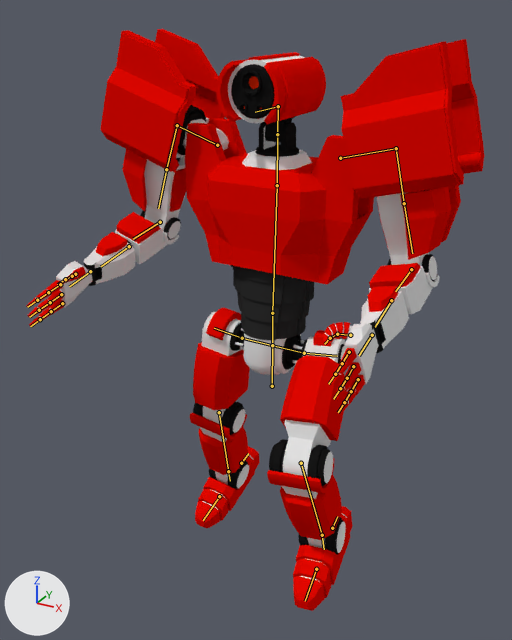
One commit to the Blender file Blender Model Source/strong_walk_back.blend: the scene before it, then after it.
Camera for both pictures: a camera (50 mm lens) standing at (1.28, -2.4, 2.46) and looking at (-0.1, 0.11, 1.21). The axes (+X, +Y, +Z) are drawn at lower left. The lights are the same throughout. Both versions are drawn at frame 10 of the action 'ArmatureAction'; the numbers are the values there. The bones that bend it are drawn over the model as lines.
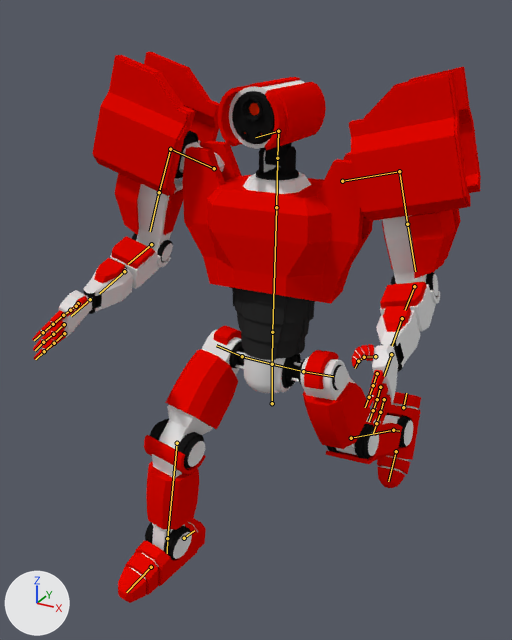
Location of each change, [x1, y1, x2, y2] in pixels of the pictures (512 x 640 px):
'Cylinder', posed
    before: [26, 29, 484, 611]
    after: [32, 52, 481, 603]
bone 'dick', root to tip
    before: (272, 386) to (272, 345)
    after: (272, 403) to (272, 364)
bone 'hip.l', root to tip
    before: (272, 345) to (304, 353)
    after: (272, 364) to (303, 371)
bone 'knee.l', root to tip
    before: (301, 463) to (322, 535)
    after: (351, 438) to (393, 430)
bone 'foot.l', root to tip
    before: (322, 535) to (324, 549)
    after: (393, 430) to (399, 431)
bone 'foot_1.l', root to tip
    before: (316, 569) to (305, 601)
    after: (396, 451) to (388, 481)
bone 'torso_4', root to tip
    before: (272, 313) to (277, 185)
    after: (272, 332) to (276, 207)
bone 'neck', root to tip
    before: (277, 185) to (277, 134)
    after: (276, 207) to (277, 158)
bone 'hip.r', root to tip
    before: (272, 345) to (242, 338)
    after: (272, 364) to (242, 356)
bone 'knee.r', root to tip
    before: (219, 412) to (228, 471)
    after: (177, 443) to (167, 538)
bone 'foot.r', root to tip
    before: (228, 471) to (230, 481)
    after: (167, 538) to (167, 553)
bone 'foot_1.r', root to tip
    before: (219, 496) to (203, 520)
    after: (151, 567) to (126, 592)

Edits to the bpy script that builds the scene:
```text
Change bone_dick:
    where bone_dick = bpy.data.objects['Armature'].pose.bones['dick']
    bone_dick.location: (0.0, -0.037, 0.0) -> (0.0, -0.127, 0.0)
Change bone_hip_l:
    where bone_hip_l = bpy.data.objects['Armature'].pose.bones['hip.l']  # child of 'dick'
    bone_hip_l.rotation_euler: (0.0, -0.873, 0.0) -> (0.0, 0.471, 0.0)  # degrees (0, -50, 0) -> degrees (0, 27, 0)
Change bone_knee_l:
    where bone_knee_l = bpy.data.objects['Armature'].pose.bones['knee.l']  # child of 'leg_tilt.l'
    bone_knee_l.rotation_euler: (1.274, 0.0, 0.0) -> (0.698, 0.0, 0.0)  # degrees (73, 0, 0) -> degrees (40, 0, 0)
Change bone_foot_l:
    where bone_foot_l = bpy.data.objects['Armature'].pose.bones['foot.l']  # child of 'knee.l'
    bone_foot_l.rotation_euler: (0.227, 0.0, 0.0) -> (0.14, 0.0, 0.0)  # degrees (13, 0, 0) -> degrees (8, 0, 0)
Change bone_foot_1_l:
    where bone_foot_1_l = bpy.data.objects['Armature'].pose.bones['foot_1.l']  # child of 'foot.l'
    bone_foot_1_l.rotation_euler: (0.122, 0.0, 0.0) -> (0.384, 0.0, 0.0)  # degrees (7, 0, 0) -> degrees (22, 0, 0)
Change bone_torso_4:
    where bone_torso_4 = bpy.data.objects['Armature'].pose.bones['torso_4']  # child of 'lean'
    bone_torso_4.rotation_euler: (0.0, -0.0349, 0.0) -> (0.0, 0.0873, 0.0)  # degrees (0, -2, 0) -> degrees (0, 5, 0)
Change bone_neck:
    where bone_neck = bpy.data.objects['Armature'].pose.bones['neck']  # child of 'torso_4'
    bone_neck.rotation_euler: (0.0, 0.0349, 0.0) -> (0.0, -0.0873, 0.0)  # degrees (0, 2, 0) -> degrees (0, -5, 0)
Change bone_hip_r:
    where bone_hip_r = bpy.data.objects['Armature'].pose.bones['hip.r']  # child of 'dick'
    bone_hip_r.rotation_euler: (0.0, -0.105, 0.0) -> (0.0, 0.75, 0.0)  # degrees (0, -6, 0) -> degrees (0, 43, 0)
Change bone_knee_r:
    where bone_knee_r = bpy.data.objects['Armature'].pose.bones['knee.r']  # child of 'leg_tilt.r'
    bone_knee_r.rotation_euler: (0.297, 0.0, 0.0) -> (0.698, 0.0, 0.0)  # degrees (17, 0, 0) -> degrees (40, 0, 0)
Change bone_foot_r:
    where bone_foot_r = bpy.data.objects['Armature'].pose.bones['foot.r']  # child of 'knee.r'
    bone_foot_r.rotation_euler: (0.0524, 0.0, 0.0) -> (-0.0524, 0.0, 0.0)  # degrees (3, 0, 0) -> degrees (-3, 0, 0)
Change bone_foot_1_r:
    where bone_foot_1_r = bpy.data.objects['Armature'].pose.bones['foot_1.r']  # child of 'foot.r'
    bone_foot_1_r.rotation_euler: (0.209, 0.0, 0.0) -> (0.0, 0.0, 0.0)  # degrees (12, 0, 0) -> degrees (0, 0, 0)
```
